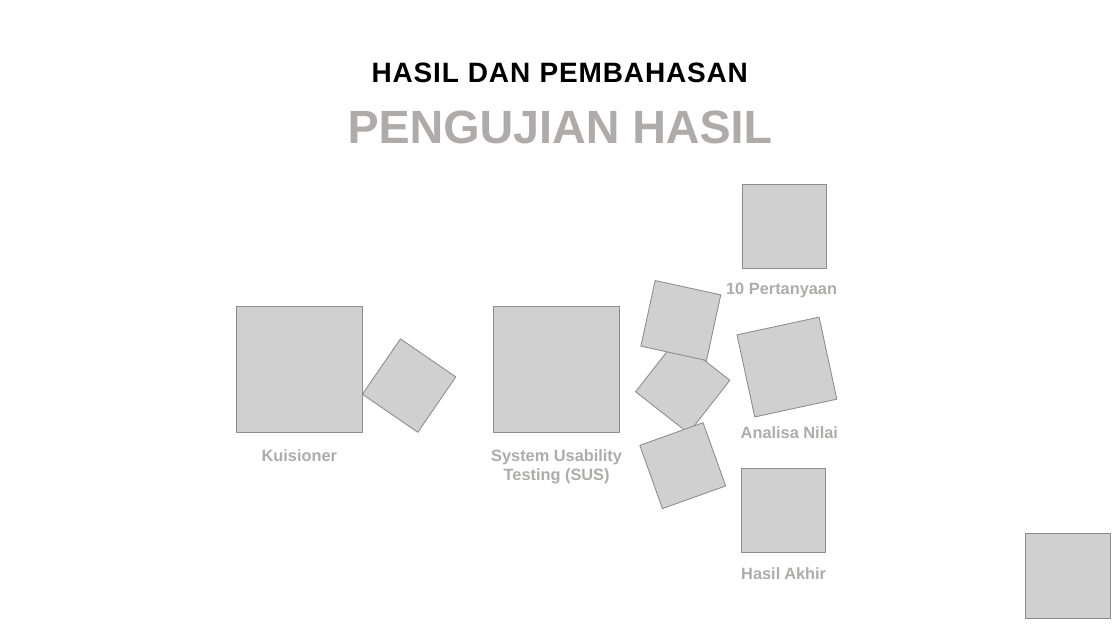
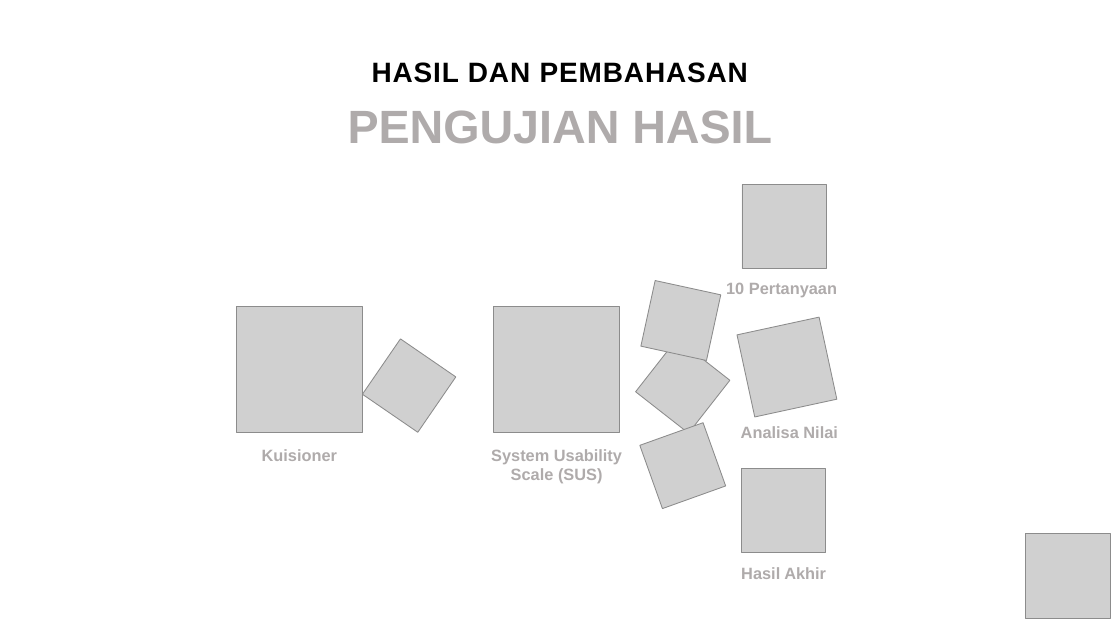
Before and after one commit to gunadermawan/skripsi, a slide deck: slide 15 of sidang-akhir/ppt_skripsi.pptx. Drawn at 1120x630 pixels with LibreOffice and Linux fonts; fonts in the diff are those of the drawing; grey boxes stand for pictures. Boxes give left, top, right and bottom in pixels: in the first picture for what was removed or moved away, otherwise in the second. Text is boxed around its words. In the diff, an @@ line names an element or a change of style, - is before the commit and + after.

```diff
--- a/sidang-akhir/ppt_skripsi.pptx
+++ b/sidang-akhir/ppt_skripsi.pptx
@@ text at [491, 449, 622, 483]: text changed @@
-System Usability Testing (SUS)
+System Usability Scale (SUS)
```
Also in this commit, not shown: 2 other slides changed, 4 other files.
